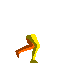
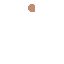
Layers edited between the first and the second 64 × 64 image:
added group "Idle TO Walk ANIM Head" with 6 layers above "Idle TO Walk ANIM" over [28,4,35,12]
hid group "Idle TO Walk ANIM" (6 layers) over [26,8,39,43]
hid group "Idle TO Walk ANIM Legs" (6 layers) over [21,34,40,63]
added group "Walk ANIM Head" with 9 layers above "Walk ANIM" over [28,4,35,12]
added layer "walk_7" (1st of 3, in "Walk ANIM Head") in group "Walk ANIM Head" over [28,4,35,12]
hid group "Walk ANIM" (10 layers) over [26,4,39,43]
hid group "Walk ANIM Legs" (9 layers) over [15,34,40,63]
